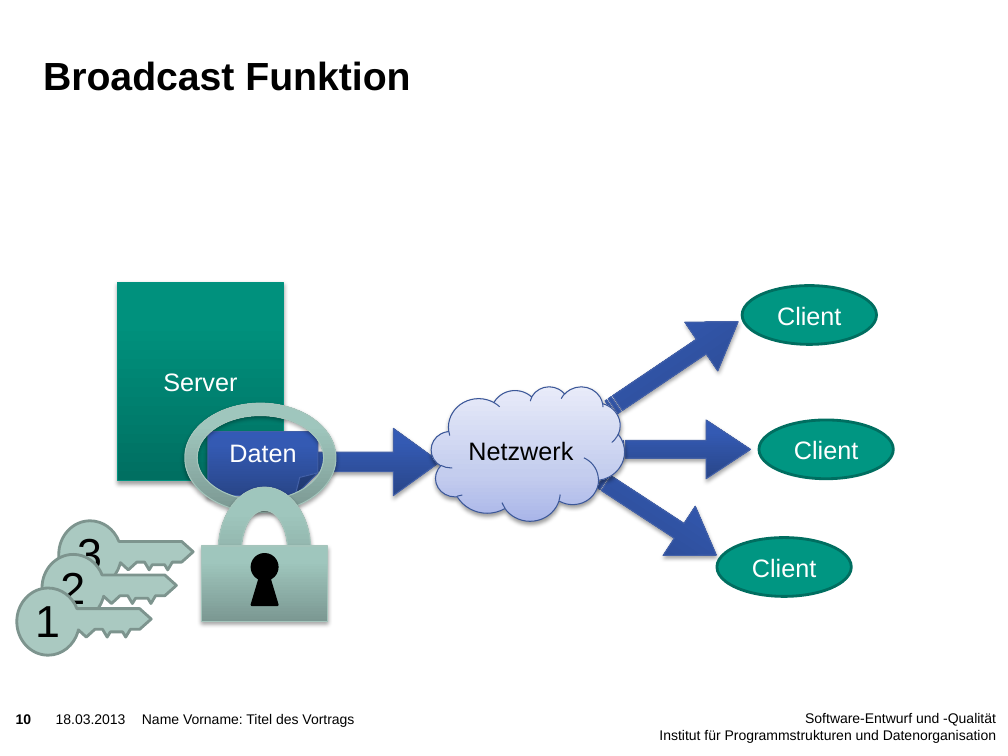
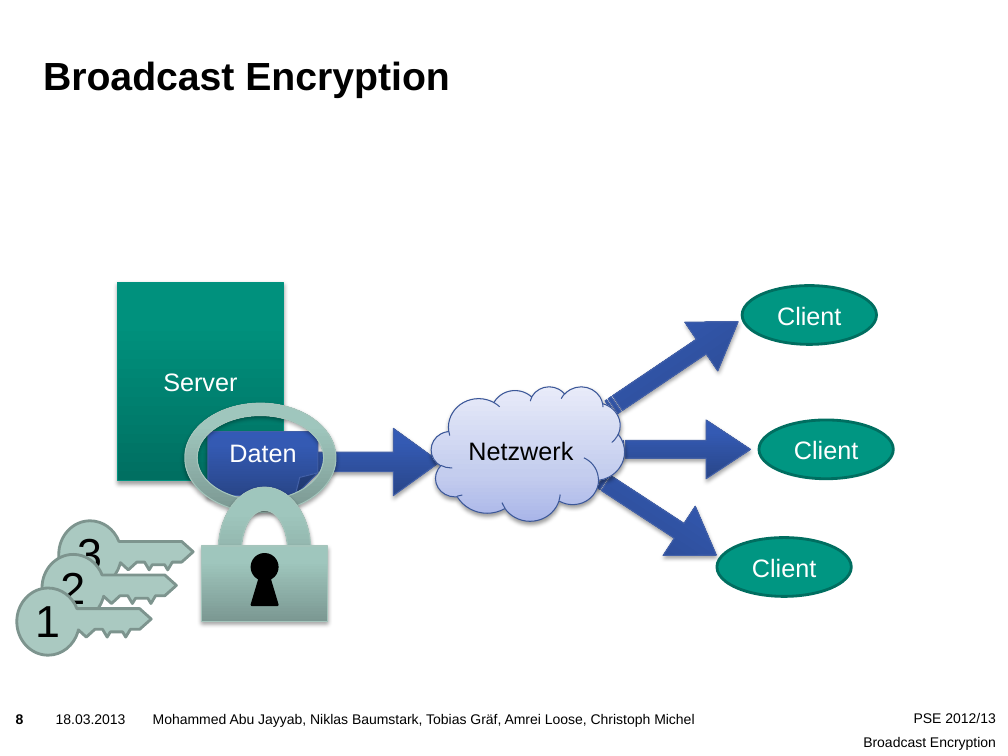
Before and after one commit to niklasb/pse-broadcast-encryption, a slide deck: slide 8 of praesentation/pse-abschluss.pptx (slide 10 before the commit). Drawn at 1008x756 pixels with LibreOffice and Linux fonts; fonts in the diff are those of the drawing; background and template pictures are left out. Boxes give left, top, right and bottom in pixels: in the first picture for what was removed or moved away, otherwise in the second. Text is boxed around its words. In the diff, an @@ line names an element or a change of style, - is before the commit and + after.

```diff
--- a/praesentation/pse-abschluss.pptx
+++ b/praesentation/pse-abschluss.pptx
@@ title at <box>43,61,449,98</box>: text changed @@
-Broadcast Funktion
+Broadcast Encryption
@@ page number at <box>16,714,24,724</box>: text changed @@
-10
+8
@@ text removed at <box>142,714,354,727</box> @@
-Name Vorname: Titel des Vortrags
@@ text added at <box>153,714,694,727</box>, 10 pt, text #000000 @@
+Mohammed Abu Jayyab, Niklas Baumstark, Tobias Gräf, Amrei Loose, Christoph Michel
@@ text removed at <box>659,713,996,743</box> @@
-Software-Entwurf und -Qualität
-Institut für Programmstrukturen und Datenorganisation
@@ text added at <box>863,713,996,750</box>, 10 pt, text #000000 @@
+PSE 2012/13
+Broadcast Encryption
```
Also in this commit, not shown: 13 other slides changed, 9 slides added, 8 slides removed, 1 other file.
